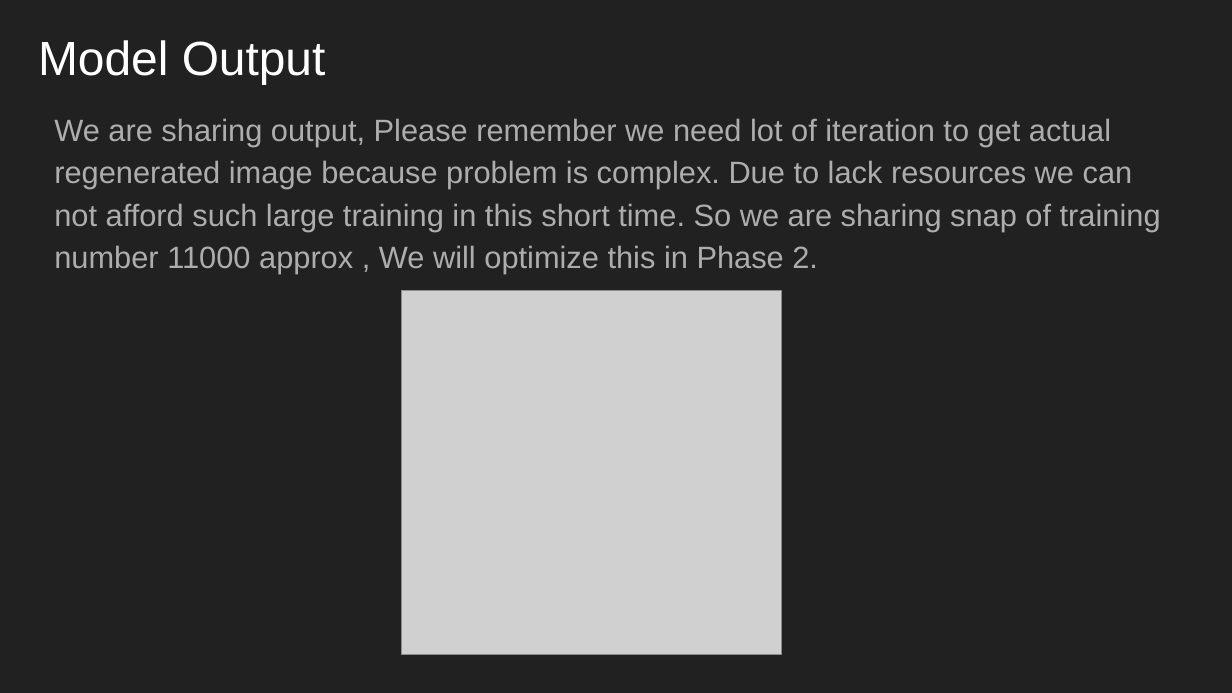
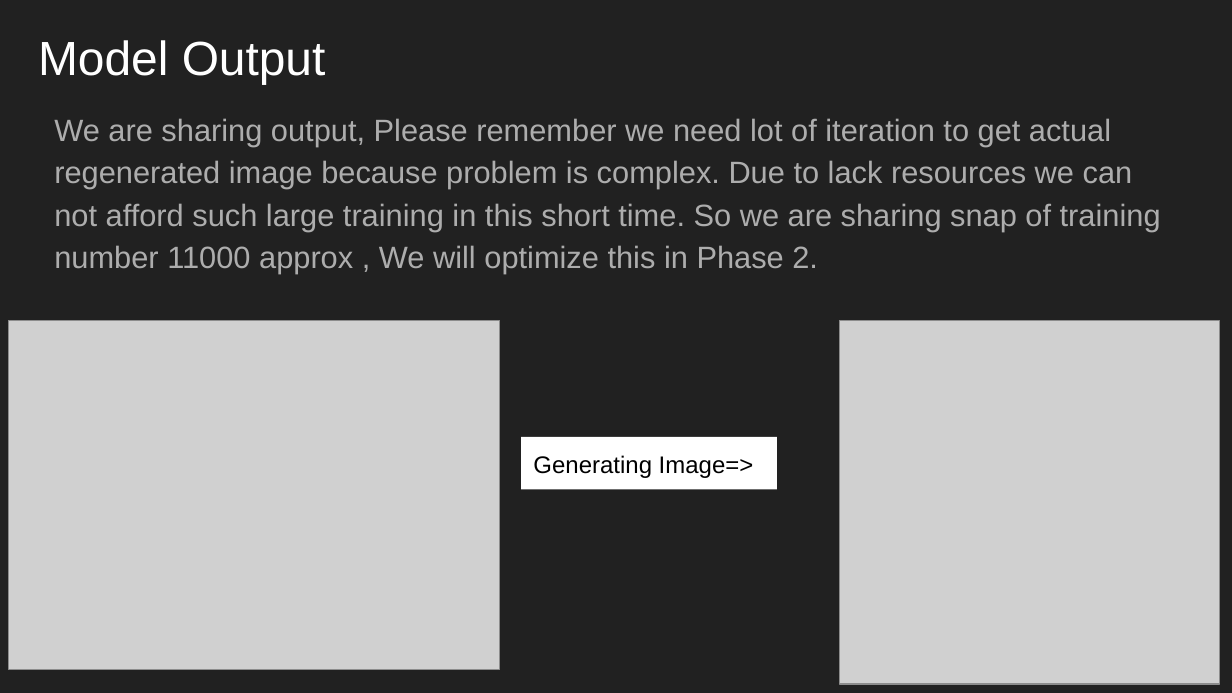
Before and after one commit to ravichaubey/Hack4Heritage-Hackathon, a slide deck: slide 10 of Summary/hackathon.pptx. Drawn at 1232x693 pixels with LibreOffice and Linux fonts; fonts in the diff are those of the drawing; grey boxes stand for pictures. Boxes give left, top, right and bottom in pixels: in the first picture for what was removed or moved away, otherwise in the second. Text is boxed around its words. In the diff, an @@ line names an element or a change of style, - is before the commit and + after.

```diff
--- a/Summary/hackathon.pptx
+++ b/Summary/hackathon.pptx
@@ picture added at (9, 320, 500, 670) @@
@@ picture: place and size @@
-picture at (402, 291, 782, 654)
+picture at (839, 320, 1220, 684)
@@ rectangle added at (521, 437, 777, 490), fill #FFFFFF, 14 pt, text #000000 @@
+Generating Image=>
```
Also in this commit, not shown: 1 other slide changed, 1 other file.
